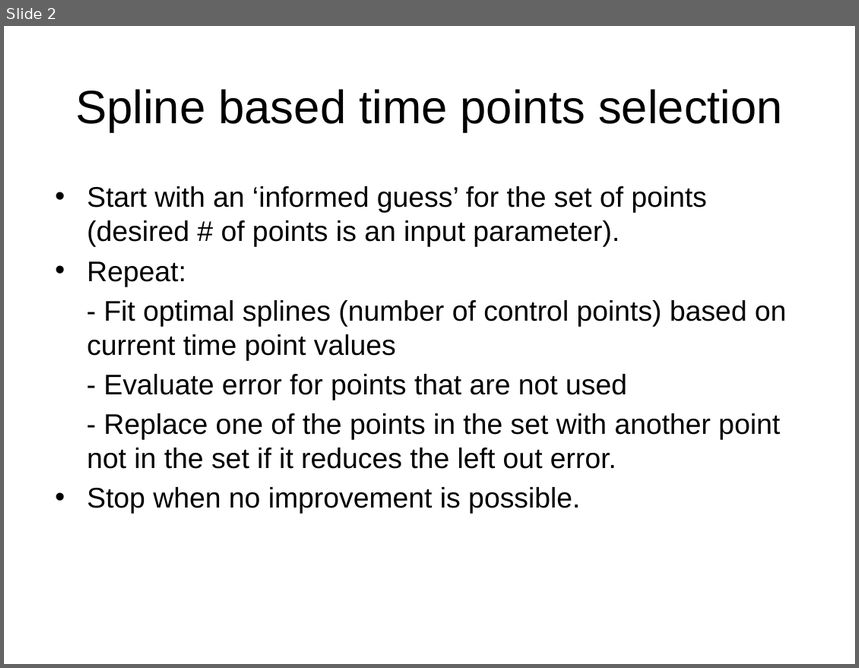
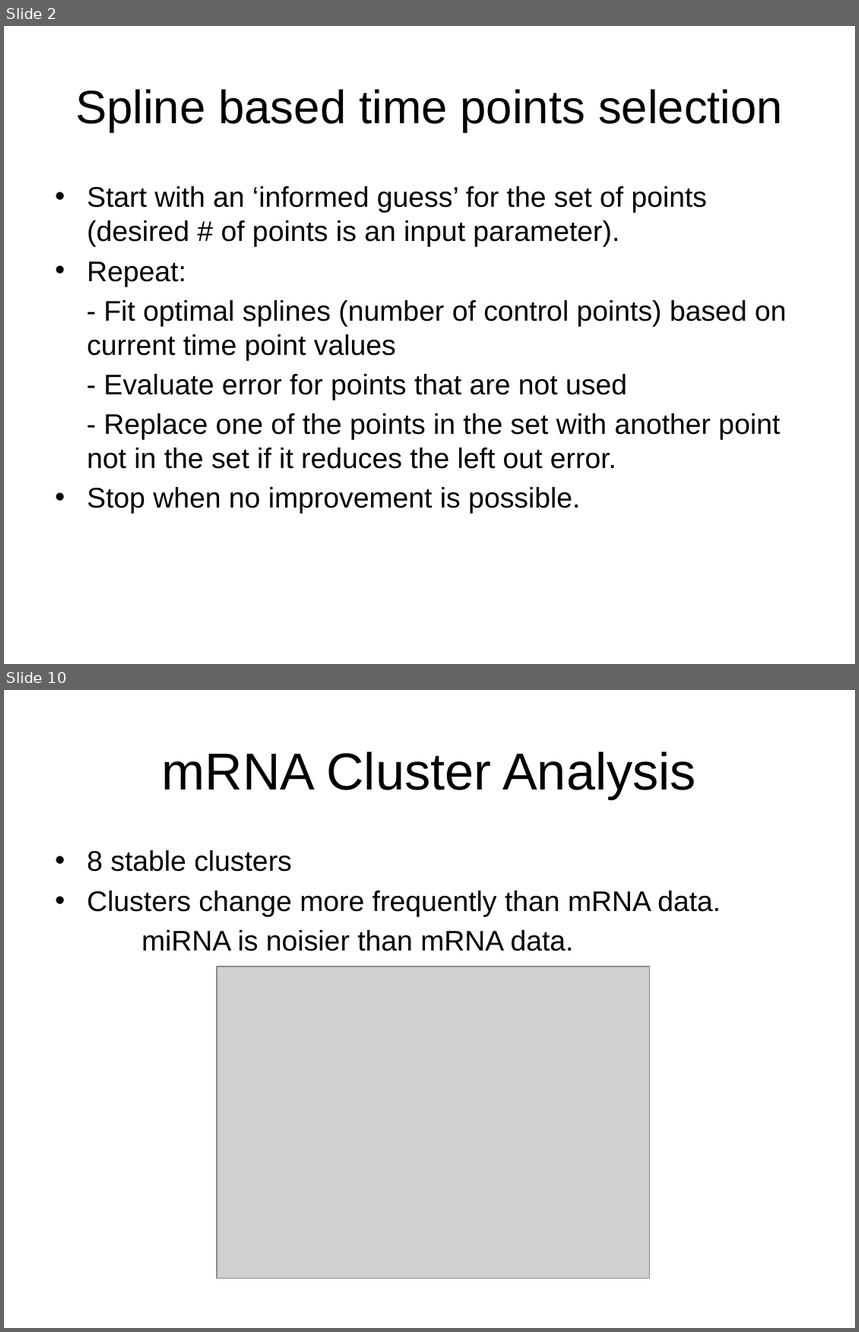
Before and after one commit to emresefer/geneexpress, a slide deck: presentation/NIH-07-15.pptx. Shown one above the other, each under a label of ours: slide 2 before the commit, slides 2 and 10 after it; the slides between them are not shown. The pictures are 859x668 and 859x1332 pixels, drawn with LibreOffice and Linux fonts; fonts in the diff are those of the drawing; grey boxes stand for pictures. Boxes give left, top, right and bottom in pixels: in the first picture for what was removed or moved away, otherwise in the second. Text is boxed around its words. In the diff, an @@ line names an element or a change of style, - is before the commit and + after.

```diff
--- a/presentation/NIH-07-15.pptx
+++ b/presentation/NIH-07-15.pptx
@@ slide 10 added at [4, 690, 855, 1328], background #FFFFFF @@
@@ title added at [162, 752, 696, 799], 44 pt, text #000000 @@
+mRNA Cluster Analysis
@@ text added at [87, 850, 721, 951], 24 pt, text #000000 @@
+• 8 stable clusters
+• Clusters change more frequently than mRNA data.
+miRNA is noisier than mRNA data.
@@ picture added at [217, 967, 649, 1279] @@
```
Also in this commit, not shown: 9 other slides added, 1 slide removed, 4 other files.
